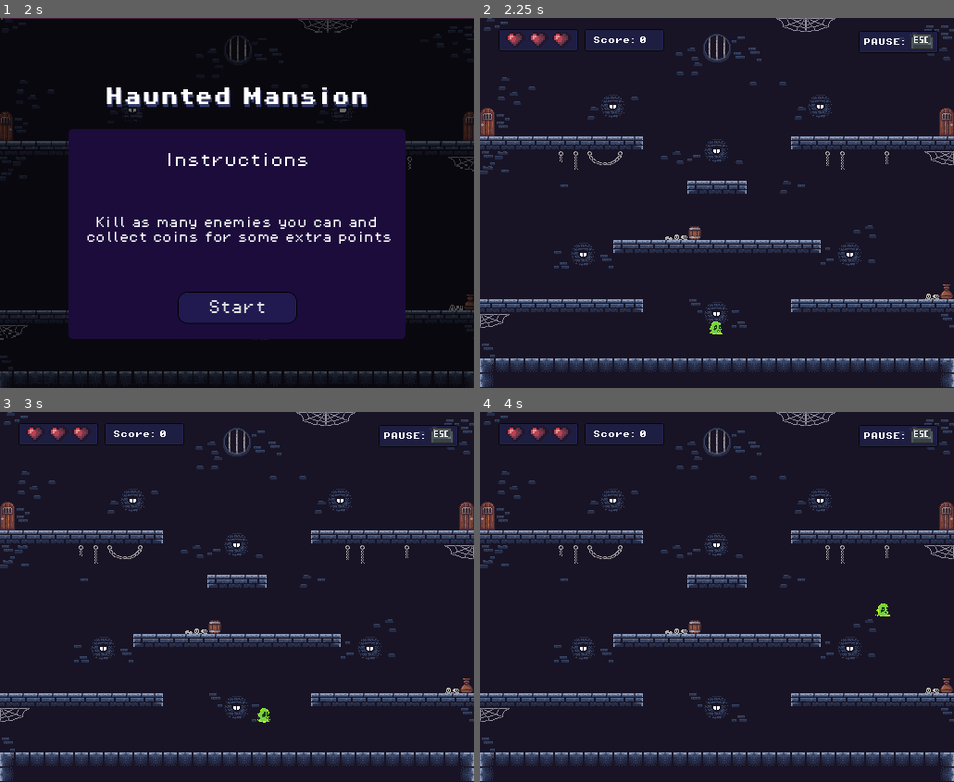
Above: before the commit, frames 1-4 (two rows, left to right).
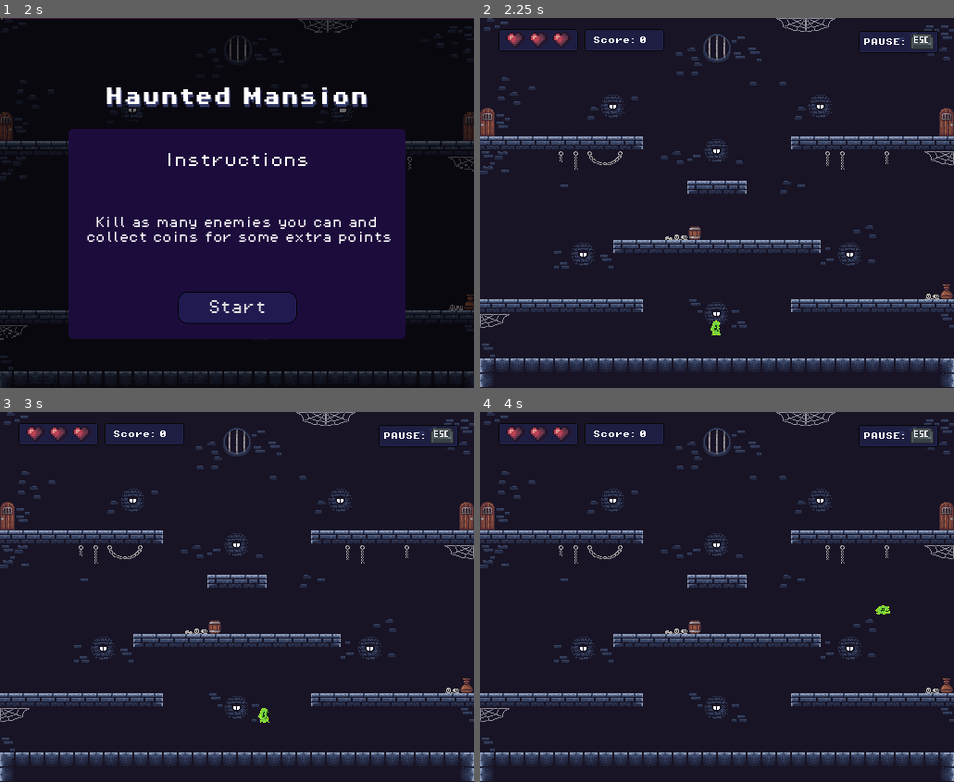
Above: after the commit, the same moments.

Repository: Iizakku/tiimi4_gamejam
Game: Godot game, scene res://Scenes/Levels/MainMenu.tscn
The game is run twice, just before and just after one commit, with the same random seed, the same clock (stepped at 60 frames per second) and the same inputs.
Inputs:
- Up to frame 1 (2 s): click "Start game" at 0.5 s; click "Start game" at 1.25 s
- Up to frame 2 (2.25 s): click "Start" at 2 s
- Up to frame 3 (3 s): hold D (move_right) from 2.78 s (still down); tap Space (jump) at 2.85 s
- Up to frame 4 (4 s): keep holding D (move_right); tap Space (jump) at 3.02, 3.32, 3.6, 3.77 s

Frame 1 is identical in both runs. In frame 2, less than 0.1% of the frame differs, in the area x 48-52%, y 81-86%; in frame 3, less than 0.1%; in frame 4, less than 0.1%, in the area x 83-87%, y 51-56%.

Commit message:
Lisätty  animaatiot hahmolle

Diff:
--- a/gamejam/Code/Characters/player.gd
+++ b/gamejam/Code/Characters/player.gd
@@ -18,6 +18,7 @@
 		# reset double jump
 		has_double_jumped = false
 
+	_update_animations()
 
 	# Handle jump.
 	if Input.is_action_just_pressed("jump") and is_on_floor():
@@ -51,3 +52,11 @@
 	#Tämä käsittelee hypyn vihollista tappaessa
 func jump(strength := JUMP_VELOCITY):
 	velocity.y = strength
+
+func _update_animations() -> void:
+	if not is_on_floor():
+		animated_sprite.play("jump")
+	elif is_zero_approx(velocity.x):
+		animated_sprite.play("idle")
+	else:
+		animated_sprite.play("run")
--- a/gamejam/Scenes/Characters/player.tscn
+++ b/gamejam/Scenes/Characters/player.tscn
@@ -15,6 +15,26 @@
 atlas = ExtResource("2_40svl")
 region = Rect2(64, 32, 32, 32)
 
+[sub_resource type="AtlasTexture" id="AtlasTexture_40svl"]
+atlas = ExtResource("2_40svl")
+region = Rect2(0, 64, 32, 32)
+
+[sub_resource type="AtlasTexture" id="AtlasTexture_khnq4"]
+atlas = ExtResource("2_40svl")
+region = Rect2(32, 64, 32, 32)
+
+[sub_resource type="AtlasTexture" id="AtlasTexture_utp2y"]
+atlas = ExtResource("2_40svl")
+region = Rect2(64, 64, 32, 32)
+
+[sub_resource type="AtlasTexture" id="AtlasTexture_gdgf0"]
+atlas = ExtResource("2_40svl")
+region = Rect2(0, 0, 32, 32)
+
+[sub_resource type="AtlasTexture" id="AtlasTexture_xo8ps"]
+atlas = ExtResource("2_40svl")
+region = Rect2(32, 0, 32, 32)
+
 [sub_resource type="SpriteFrames" id="SpriteFrames_khnq4"]
 animations = [{
 "frames": [{
@@ -28,7 +48,32 @@
 "texture": SubResource("AtlasTexture_cqrjx")
 }],
 "loop": true,
-"name": &"Idle",
+"name": &"idle",
+"speed": 5.0
+}, {
+"frames": [{
+"duration": 1.0,
+"texture": SubResource("AtlasTexture_40svl")
+}, {
+"duration": 1.0,
+"texture": SubResource("AtlasTexture_khnq4")
+}, {
+"duration": 1.0,
+"texture": SubResource("AtlasTexture_utp2y")
+}],
+"loop": true,
+"name": &"jump",
+"speed": 5.0
+}, {
+"frames": [{
+"duration": 1.0,
+"texture": SubResource("AtlasTexture_gdgf0")
+}, {
+"duration": 1.0,
+"texture": SubResource("AtlasTexture_xo8ps")
+}],
+"loop": true,
+"name": &"run",
 "speed": 5.0
 }]
 
@@ -45,9 +90,9 @@
 position = Vector2(0, -8)
 scale = Vector2(0.5, 0.5)
 sprite_frames = SubResource("SpriteFrames_khnq4")
-animation = &"Idle"
-autoplay = "Idle"
-frame_progress = 0.7411572
+animation = &"jump"
+autoplay = "idle"
+frame_progress = 0.41823375
 
 [node name="CollisionShape2D" type="CollisionShape2D" parent="."]
 position = Vector2(0, -8)
--- a/gamejam/Scenes/Levels/level.tscn
+++ b/gamejam/Scenes/Levels/level.tscn
@@ -72,6 +72,7 @@
 [node name="CanvasLayer" type="CanvasLayer" parent="."]
 
 [node name="PauseMenu" parent="CanvasLayer" instance=ExtResource("9_jbixu")]
+
 [node name="Area2D" type="StaticBody2D" parent="."]
 collision_layer = 2
 
Not shown, added: gamejam/Art/Sprites/lepakko.png.import
Not shown: 1 places in gamejam/Scenes/Characters/player.tscn that only renumber resources
Not shown: 1 places in gamejam/Scenes/Levels/level.tscn that only renumber resources
